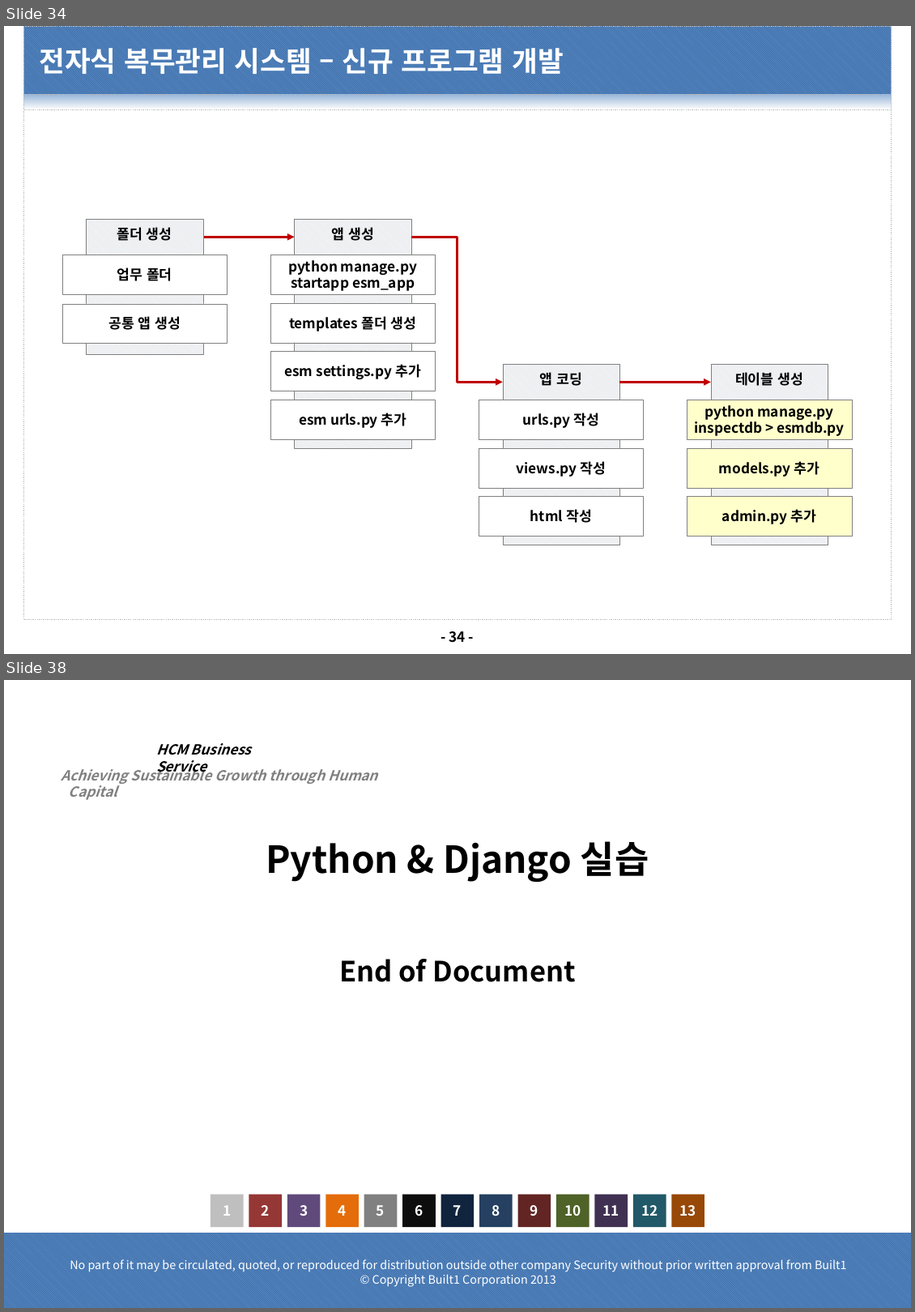
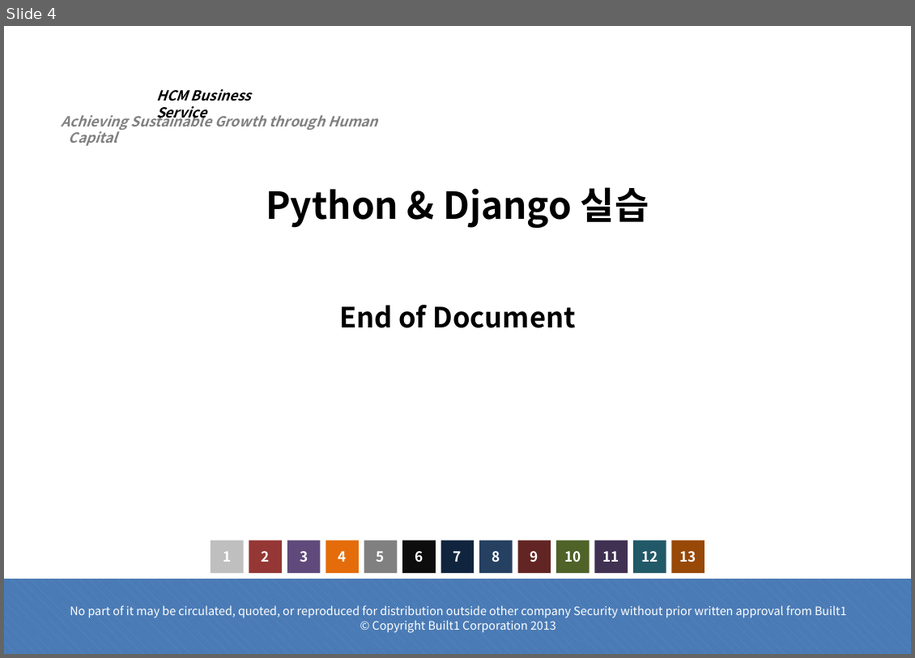
Before and after one commit to dims1111/ESM, a slide deck: document/10.프로젝트 관리(PM)/PM-1200.소프트웨어/PM-1240.Json/Json 이해_20210201_v1.0.pptx. Shown one above the other, each under a label of ours: slides 34 and 38 before the commit, slide 4 after it; the slides between them are not shown. The pictures are 915x1312 and 915x658 pixels, drawn with LibreOffice and Linux fonts; fonts in the diff are those of the drawing; background and template pictures are left out. Boxes give left, top, right and bottom in pixels: in the first picture for what was removed or moved away, otherwise in the second. Text is boxed around its words. In the diff, an @@ line names an element or a change of style, - is before the commit and + after.

```diff
--- a/document/10.프로젝트 관리(PM)/PM-1200.소프트웨어/PM-1240.Json/Json 이해_20210201_v1.0.pptx
+++ b/document/10.프로젝트 관리(PM)/PM-1200.소프트웨어/PM-1240.Json/Json 이해_20210201_v1.0.pptx
@@ slide 34 removed at box(4, 26, 911, 654), background #FFFFFF @@
@@ rectangle removed at box(24, 26, 892, 94) @@
@@ title removed at box(40, 48, 563, 74) @@
-전자식 복무관리 시스템 – 신규 프로그램 개발
@@ rectangle removed at box(24, 94, 892, 109) @@
@@ rectangle removed at box(24, 94, 892, 109) @@
@@ rectangle removed at box(24, 109, 892, 620) @@
@@ rectangle removed at box(86, 220, 203, 354) @@
-폴더 생성
@@ arrow removed from (203, 237) to (295, 237) @@
@@ elbow arrow removed from (412, 237) to (503, 382) @@
@@ rectangle removed at box(62, 254, 228, 294) @@
-업무 폴더
@@ rectangle removed at box(62, 304, 228, 344) @@
-공통 앱 생성
@@ arrow removed from (620, 382) to (711, 382) @@
@@ group removed at box(270, 220, 436, 449): 5 rectangles @@
-앱 생성
-python manage.py startapp esm_app
-templates 폴더 생성
-esm settings.py 추가
-esm urls.py 추가
@@ group removed at box(479, 365, 644, 545): 4 rectangles @@
-앱 코딩
-urls.py 작성
-views.py 작성
-html 작성
@@ group removed at box(688, 365, 853, 545): 4 rectangles @@
-테이블 생성
-python manage.py inspectdb > esmdb.py
-models.py 추가
-admin.py 추가
@@ page number removed at box(450, 631, 466, 642) @@
-- 34 -
@@ what was slide 38 is now slide 4 @@
```
Also in this commit, not shown: 33 other slides removed, 2 other files.
